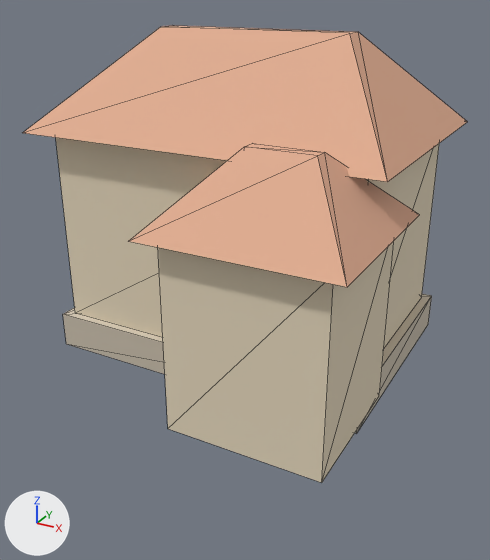
The glTF model godot/assets/models/bldg_med_villa.glb as it was, and as the next commit left it.
Both versions are drawn from a 50 mm lens placed at (1.049, -1.964, 1.193), pointed at (0.057, -0.161, 0.291). Arrows for +X, +Y and +Z are at lower left; the lights stay in place. The older version comes first. Mesh edges are drawn as thin lines. Vertices at exactly the same position are counted once.
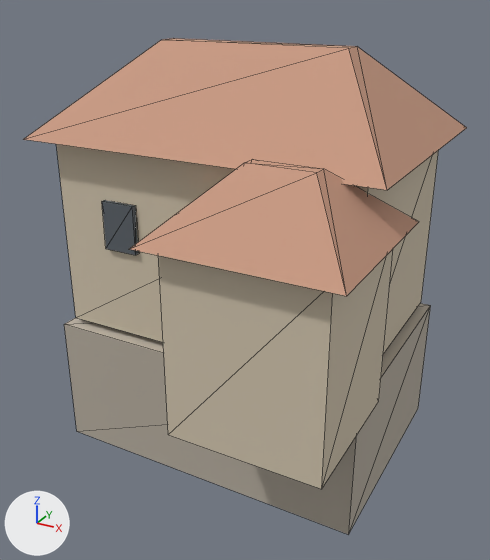
What changed in the scene script:
```text
Change me_mesh_0:
    used by ob_mesh_0; location = (0.0, 0.0, 0.0)
    remove me_mesh_0.from_pydata(...)  # 40 vertices, 50 faces; spans x -0.59..0.62, y -0.75..0.43, z 0.0..1.06
    add me_mesh_0.from_pydata(...)  # 88 vertices, 110 faces; spans x -0.59..0.62, y -0.75..0.43, z -0.38..1.02
    me_mesh_0 part 1: the loose piece of 8 vertices spanning x -0.55..0.55, y -0.39..0.39, z 0.0..0.12 is scaled about its middle by (1, 1, 3.83), then moved by (0.0, 0.0, -0.21)
    me_mesh_0 part 2: the loose piece of 8 vertices spanning x -0.52..0.52, y -0.36..0.36, z 0.12..0.76 is moved by (0.0, 0.0, -0.02)
    me_mesh_0 part 3: the loose piece of 8 vertices spanning x 0.11..0.57, y -0.7..-0.26, z 0.06..0.62 is scaled about its middle by (0.261, 0.0455, 0.286), then moved by (-0.62, 0.115, 0.14)
    me_mesh_0 part 4: the loose piece of 8 vertices spanning x -0.59..0.59, y -0.43..0.43, z 0.76..1.06 is scaled about its middle by (1, 1, 0.933), then moved by (0.0, 0.0, -0.03)
    me_mesh_0 part 5: the loose piece of 8 vertices spanning x 0.11..0.57, y -0.7..-0.26, z 0.06..0.62 is copied, and the copy is moved by (0.0, 0.0, -0.02); it spans x 0.11..0.57, y -0.7..-0.26, z 0.04..0.6
    me_mesh_0 part 6: the loose piece of 8 vertices spanning x 0.06..0.62, y -0.75..-0.21, z 0.62..0.82 is scaled about its middle by (1, 1, 0.9), then moved by (0.0, 0.0, -0.03)
    other edits to the shape of me_mesh_0 do not show in these pictures
```

Boxes [x1, y1, x2, y2] around the edits, measured in the pictures (490 x 560 px; the box of a moved part takes in the faces that stretch with it):
'Mesh_0', reshaped (9% taller)
    before: [23, 26, 467, 483]
    after: [24, 38, 467, 534]
part 1 of me_mesh_0, moved or reshaped
    before: [63, 294, 432, 434]
    after: [64, 303, 431, 534]
part 2 of me_mesh_0, moved or reshaped
    before: [56, 138, 439, 348]
    after: [56, 144, 439, 354]
part 3 of me_mesh_0, moved or reshaped
    before: [158, 241, 394, 483]
    after: [102, 200, 139, 255]
part 4 of me_mesh_0, moved or reshaped
    before: [23, 26, 467, 182]
    after: [24, 38, 467, 190]
part 5 of me_mesh_0, added (beige)
    after: [158, 249, 393, 489]
part 6 of me_mesh_0, moved or reshaped
    before: [129, 144, 419, 287]
    after: [130, 159, 419, 296]
